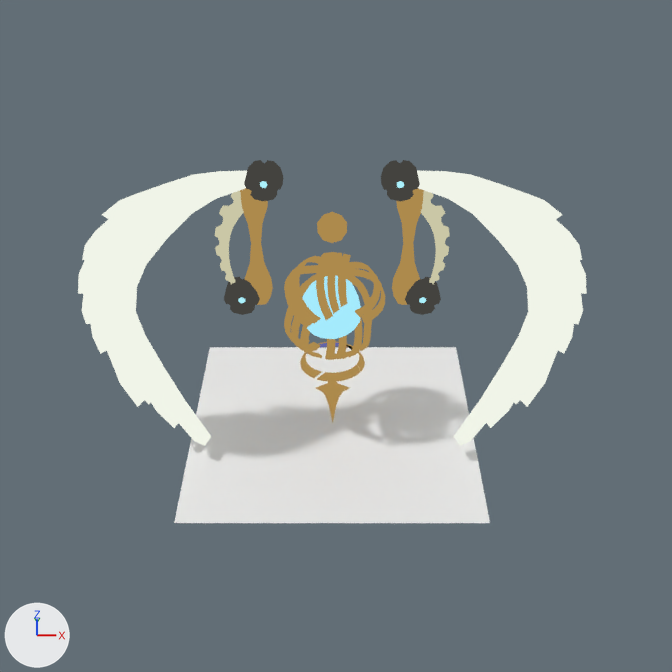
An edit to the Blender file Lostpages/Guelsafe.blend, drawn before and after from the same camera.
One viewpoint serves both versions: the file's camera 'Camera'. Every picture has the same lights, and +X, +Y and +Z are marked at lower left.

In view in the first picture: 'Guelsafe', 'Plane'.
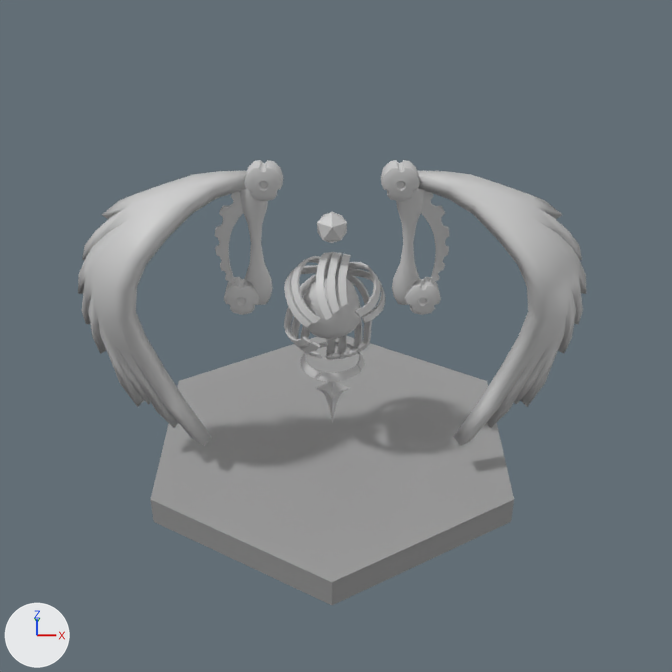
Changed parts and their boxes (x1, y1, x2, y2) in the pictures (672 x 672 px):
'Plane.052', added
    after: (150, 336, 514, 605)
'Guelsafe', recoloured (white to grey)
    both: (78, 160, 587, 446)
'Plane', deleted
    before: (174, 347, 490, 523)

The edits, one by one:
Material 'Material' (mat_material) is new.
Its base color is (0.587, 0.587, 0.587) (light grey #c9c9c9).
Material 'Material.002' (mat_material_002) is new.
Its base color is (0.328, 0.328, 0.328) (grey #9b9b9b).
me_guelsafe has 2854 vertices, 3066 faces and spans x -166.0..166.0, y -49.0..36.0, z 1.0..200.0.
me_guelsafe no longer uses material mat_guelsafe_e (picture img_guelsafe_m).
me_guelsafe now uses material mat_material (light grey #c9c9c9).
Mesh me_plane_052 is new.
It is a 6-sided cylinder along z spanning x -121.0..121.0, y -140.0..140.0, z -31.0..-10.0.
It uses material mat_material_002 (grey #9b9b9b).
Object 'Plane' (ob_plane) is deleted.
Object 'Plane.052' (ob_plane_052) is new; it shows me_plane_052.
Its location is (0.0, 0.0, 0.0).
